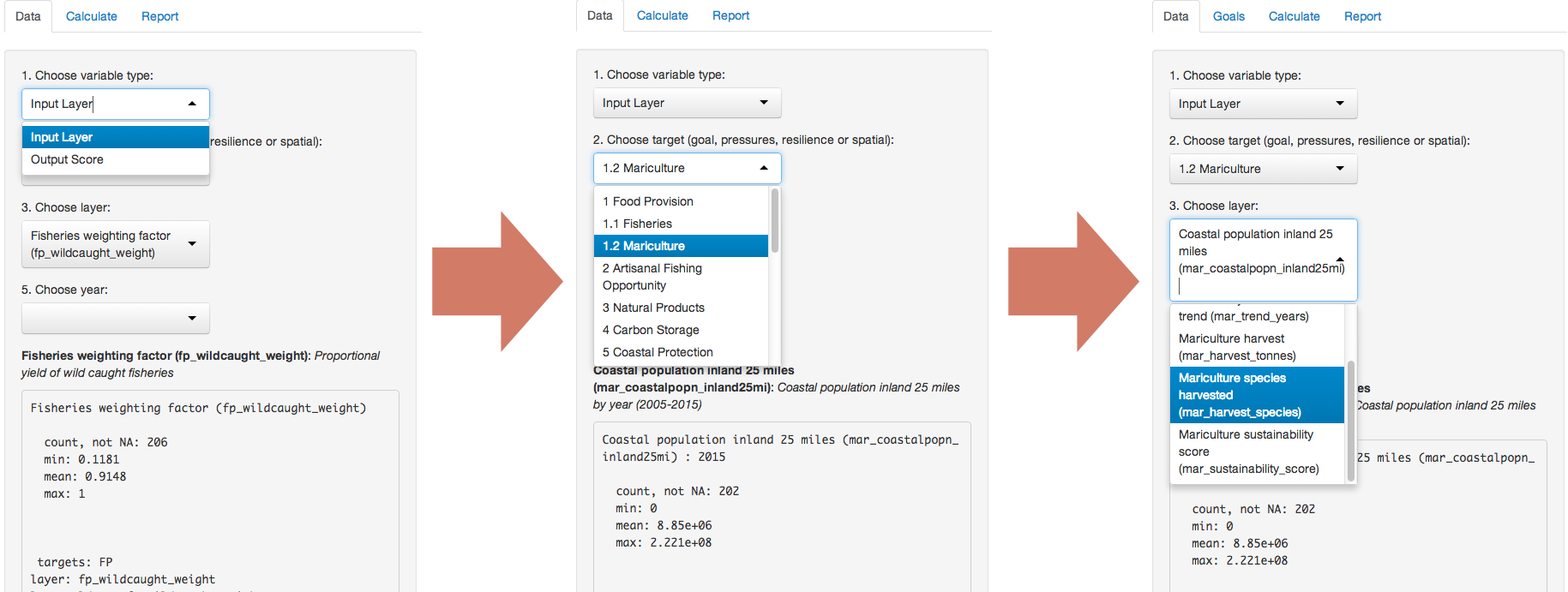
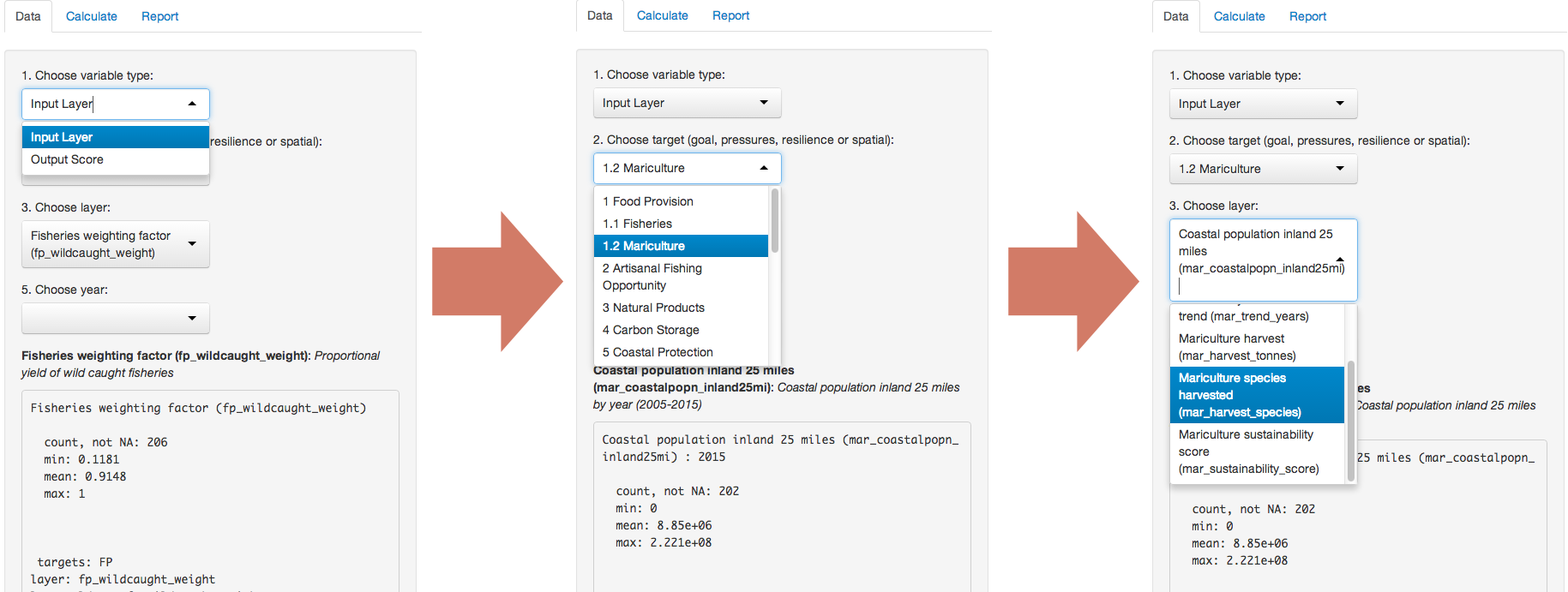
Two versions of the same layered image (w=1568, h=592). Layer-by-layer changes:
painted on "Layer 5" over [1213, 11, 1382, 24]
